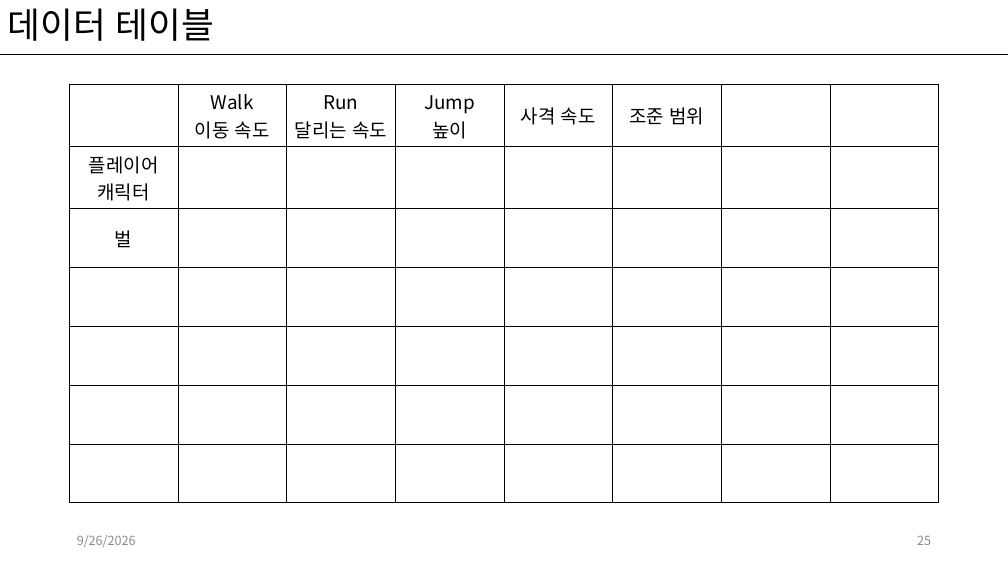
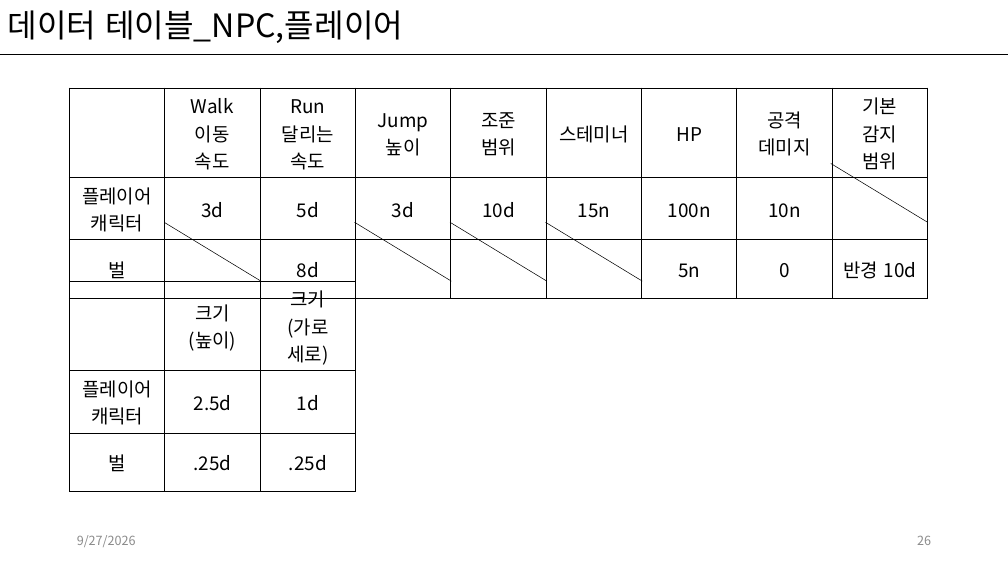
Before and after one commit to kwakyerin/2026_Graduation_Project, a slide deck: slide 26 of documents/HyunahKwon/design/designing/for_teammates/프로토타입_기획.pptx (slide 25 before the commit). Drawn at 1008x567 pixels with LibreOffice and Linux fonts; fonts in the diff are those of the drawing. Boxes give left, top, right and bottom in pixels: in the first picture for what was removed or moved away, otherwise in the second. Text is boxed around its words. In the diff, an @@ line names an element or a change of style, - is before the commit and + after.

Commit message:
플레이어,NPC데이터테이블 작성
모든 프로토타입 데이터테이블은 이후 수치 조정 가능

```diff
--- a/documents/HyunahKwon/design/designing/for_teammates/프로토타입_기획.pptx
+++ b/documents/HyunahKwon/design/designing/for_teammates/프로토타입_기획.pptx
@@ title at [8,10,403,43]: text changed; size 34 to 30.6 pt @@
-데이터 테이블
+데이터 테이블_NPC,플레이어
@@ table at [70,88,927,286] @@
- | Walk 이동 속도 | Run 달리는 속도 | Jump / 높이 | 사격 속도 | 조준 범위 |  | 
-플레이어 캐릭터 |  |  |  |  |  |  | 
-벌 |  |  |  |  |  |  | 
- |  |  |  |  |  |  | 
- |  |  |  |  |  |  | 
- |  |  |  |  |  |  | 
- |  |  |  |  |  |  | 
+ | Walk 이동 속도 | Run 달리는 속도 | Jump / 높이 | 조준 범위 | 스테미너 | HP | 공격 데미지 | 기본 감지 범위
+플레이어 캐릭터 | 3d | 5d | 3d | 10d | 15n | 100n | 10n | 
+벌 |  | 8d |  |  |  | 5n | 0 | 반경 10d
@@ table: place and size @@
-table at [70,84,941,513]
+table at [70,88,927,286]
@@ line added from (831, 163) to (928, 222), #000000 0.5 pt @@
@@ line added from (164, 222) to (261, 281), #000000 0.5 pt @@
@@ line added from (355, 222) to (451, 281), #000000 0.5 pt @@
@@ line added from (450, 222) to (547, 281), #000000 0.5 pt @@
@@ line added from (546, 222) to (643, 281), #000000 0.5 pt @@
@@ table added at [70,281,355,476], 3 rows, 3 columns @@
+ | 크기 (높이) | 크기 (가로 세로)
+플레이어 캐릭터 | 2.5d | 1d
+벌 | .25d | .25d
@@ text at [77,535,136,547]: text changed @@
-9/26/2026
+9/27/2026
@@ page number at [917,536,931,545]: text changed @@
-25
+26
```
Also in this commit, not shown: 1 other slide changed, 1 slide added.
